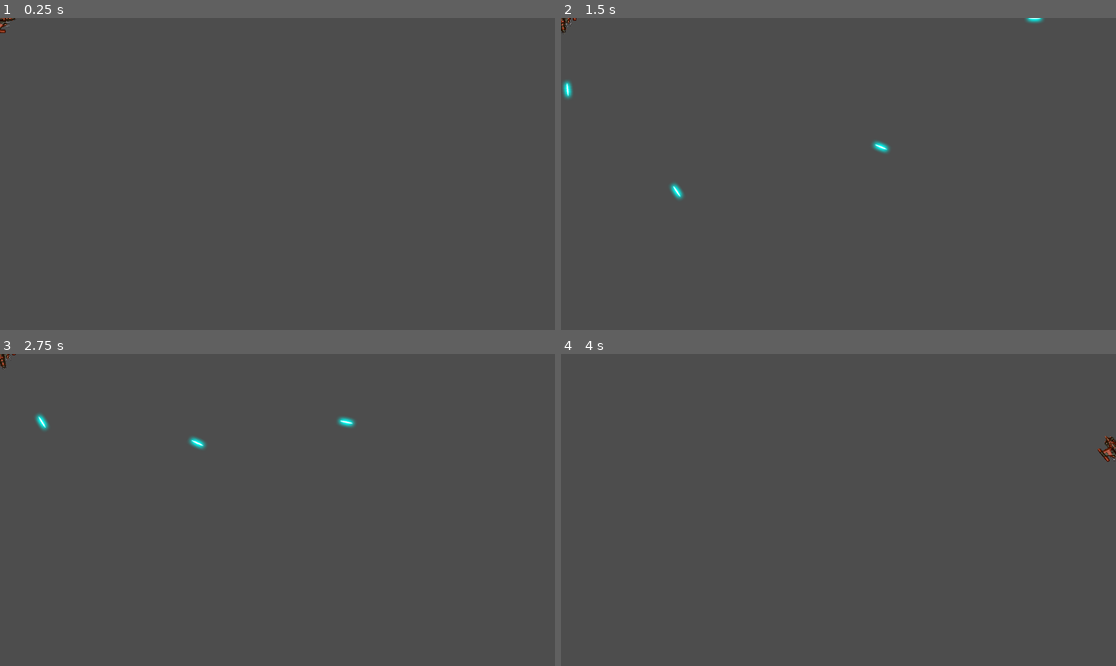
Above: before the commit, frames 1-4 (two rows, left to right).
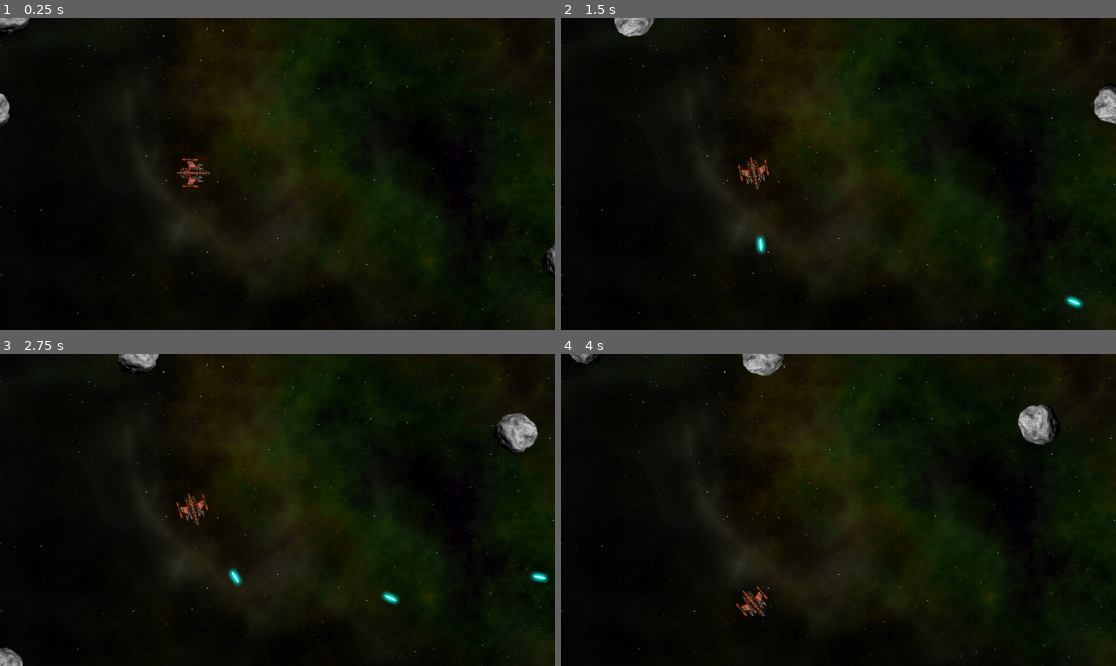
Above: after the commit, the same moments.

Repository: Nordtwig/rockin-roids
Game: Godot game, scene res://main/main.tscn
Two runs of this game, one before a commit and one after it. Both use one fixed random seed, a clock stepped at 60 frames per second and the inputs below. Before the commit the project starts from res://player/player.tscn.
Inputs:
- Up to frame 1 (0.25 s): no input
- Up to frame 2 (1.5 s): hold D (rotate_right) 0.53-1.28 s; hold Space (shoot) 0.53-1.28 s; hold A (rotate_left) from 1.28 s (still down); tap Space (shoot) at 1.35 s
- Up to frame 3 (2.75 s): release A (rotate_left) at 2.03 s; hold D (rotate_right) from 2.03 s (still down); hold Space (shoot) from 2.03 s (still down)
- Up to frame 4 (4 s): release D (rotate_right) at 2.78 s; release Space (shoot) at 2.78 s; hold W (thrust) 2.78-3.53 s; tap Space (shoot) at 2.85 s; hold A (rotate_left) from 3.53 s (still down); hold Space (shoot) from 3.53 s (still down)

The runs differ from the first frame. In frame 1, 100% of the frame differs, in the area x 0-100%, y 0-100%; in frame 2, 100%; in frame 3, 100%; in frame 4, 100%.

Commit message:
create rock scene, generate rocks along path

Diff:
--- /dev/null
+++ b/main/main.gd
@@ -0,0 +1,24 @@
+extends Node
+
+@export var rock_scene: PackedScene
+
+var screen_size: Vector2 = Vector2.ZERO
+
+
+func _ready() -> void:
+    screen_size = get_viewport().get_visible_rect().size
+    for i in 3:
+        spawn_rock(3)
+
+
+func spawn_rock(size: float, position = null, velocity = null) -> void:
+    if position == null:
+        $RockPath/RockSpawn.progress = randi()
+        position = $RockPath/RockSpawn.position
+    if velocity == null:
+        velocity = Vector2.RIGHT.rotated(randf_range(0, TAU)) * randf_range(50, 125)
+    var rock_instance = rock_scene.instantiate()
+    rock_instance.start(position, velocity, size)
+    rock_instance.screen_size = screen_size
+    call_deferred("add_child", rock_instance)
+    print(position)
--- a/main/main.tscn
+++ b/main/main.tscn
@@ -1,9 +1,19 @@
-[gd_scene load_steps=3 format=3 uid="uid://6m2tysvlex6k"]
+[gd_scene load_steps=6 format=3 uid="uid://6m2tysvlex6k"]
 
+[ext_resource type="Script" path="res://main/main.gd" id="1_8ukpm"]
 [ext_resource type="Texture2D" uid="uid://ditcr1l5rfg0h" path="res://assets/space_background.png" id="1_y3hj4"]
 [ext_resource type="PackedScene" uid="uid://c7fifqy6dnshj" path="res://player/player.tscn" id="2_1mmkq"]
+[ext_resource type="PackedScene" uid="uid://b7e0qxixfikie" path="res://rock/rock.tscn" id="2_ntobk"]
+
+[sub_resource type="Curve2D" id="Curve2D_4ed40"]
+_data = {
+"points": PackedVector2Array(0, 0, 0, 0, -6, -9, 0, 0, 0, 0, 1165, -8, 0, 0, 0, 0, 1164, 657, 0, 0, 0, 0, -8, 656, 0, 0, 0, 0, -6, -9)
+}
+point_count = 5
 
 [node name="Main" type="Node"]
+script = ExtResource("1_8ukpm")
+rock_scene = ExtResource("2_ntobk")
 
 [node name="BackgroundSprite" type="Sprite2D" parent="."]
 position = Vector2(855, 309)
@@ -11,3 +21,10 @@
 
 [node name="Player" parent="." instance=ExtResource("2_1mmkq")]
 position = Vector2(401, 322)
+
+[node name="RockPath" type="Path2D" parent="."]
+curve = SubResource("Curve2D_4ed40")
+
+[node name="RockSpawn" type="PathFollow2D" parent="RockPath"]
+position = Vector2(-6, -9)
+rotation = 0.000853971
--- a/project.godot
+++ b/project.godot
@@ -11,7 +11,7 @@
 [application]
 
 config/name="Rockin-roids"
-run/main_scene="res://player/player.tscn"
+run/main_scene="res://main/main.tscn"
 config/features=PackedStringArray("4.2", "Forward Plus")
 config/icon="res://icon.svg"
 
--- /dev/null
+++ b/rock/rock.gd
@@ -0,0 +1,26 @@
+extends RigidBody2D
+
+var screen_size: Vector2 = Vector2.ZERO
+var size: float
+var radius: float
+var scale_factor: float = 0.2
+
+
+func _integrate_forces(state: PhysicsDirectBodyState2D) -> void:
+    var x_form = state.transform
+    x_form.origin.x = wrapf(x_form.origin.x, 0 - radius, screen_size.x + radius)
+    x_form.origin.y = wrapf(x_form.origin.y, 0 - radius, screen_size.y + radius)
+    state.transform = x_form
+
+
+func start(_position: Vector2, _velocity: Vector2, _size:) -> void:
+    position = _position
+    size = _size
+    mass = 1.5 * size
+    $Sprite2D.scale = Vector2.ONE * scale_factor * size
+    radius = int($Sprite2D.texture.get_size().x / 2 * $Sprite2D.scale.x)
+    var shape = CircleShape2D.new()
+    shape.radius = radius
+    $CollisionShape2D.shape = shape
+    linear_velocity = _velocity
+    angular_velocity = randf_range(-PI, PI)
--- /dev/null
+++ b/rock/rock.tscn
@@ -0,0 +1,18 @@
+[gd_scene load_steps=4 format=3 uid="uid://b7e0qxixfikie"]
+
+[ext_resource type="Texture2D" uid="uid://pxpepcm733hd" path="res://assets/rock.png" id="1_080i4"]
+[ext_resource type="Script" path="res://rock/rock.gd" id="1_c3xfk"]
+
+[sub_resource type="PhysicsMaterial" id="PhysicsMaterial_32ge8"]
+bounce = 1.0
+
+[node name="Rock" type="RigidBody2D"]
+physics_material_override = SubResource("PhysicsMaterial_32ge8")
+linear_damp_mode = 1
+angular_damp_mode = 1
+script = ExtResource("1_c3xfk")
+
+[node name="Sprite2D" type="Sprite2D" parent="."]
+texture = ExtResource("1_080i4")
+
+[node name="CollisionShape2D" type="CollisionShape2D" parent="."]
